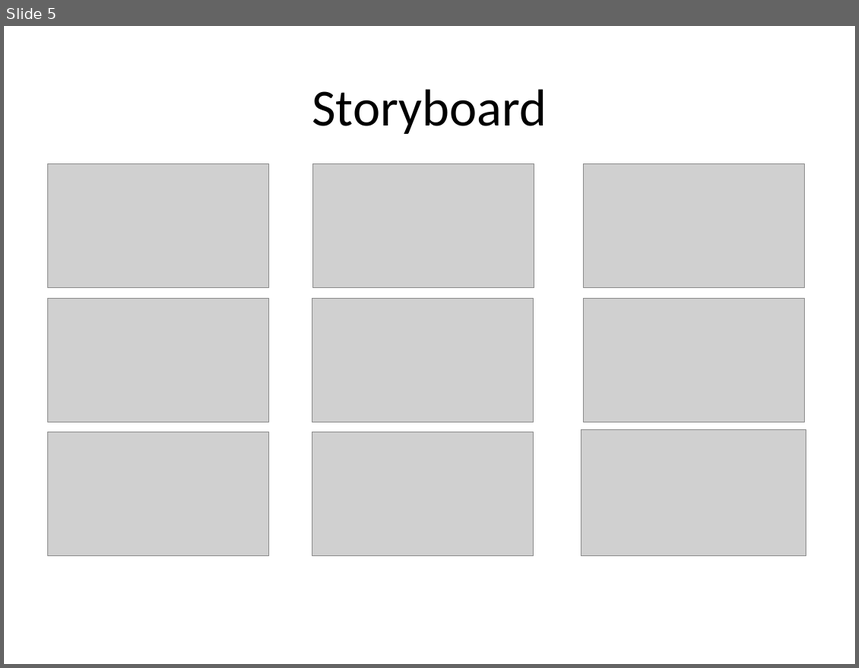
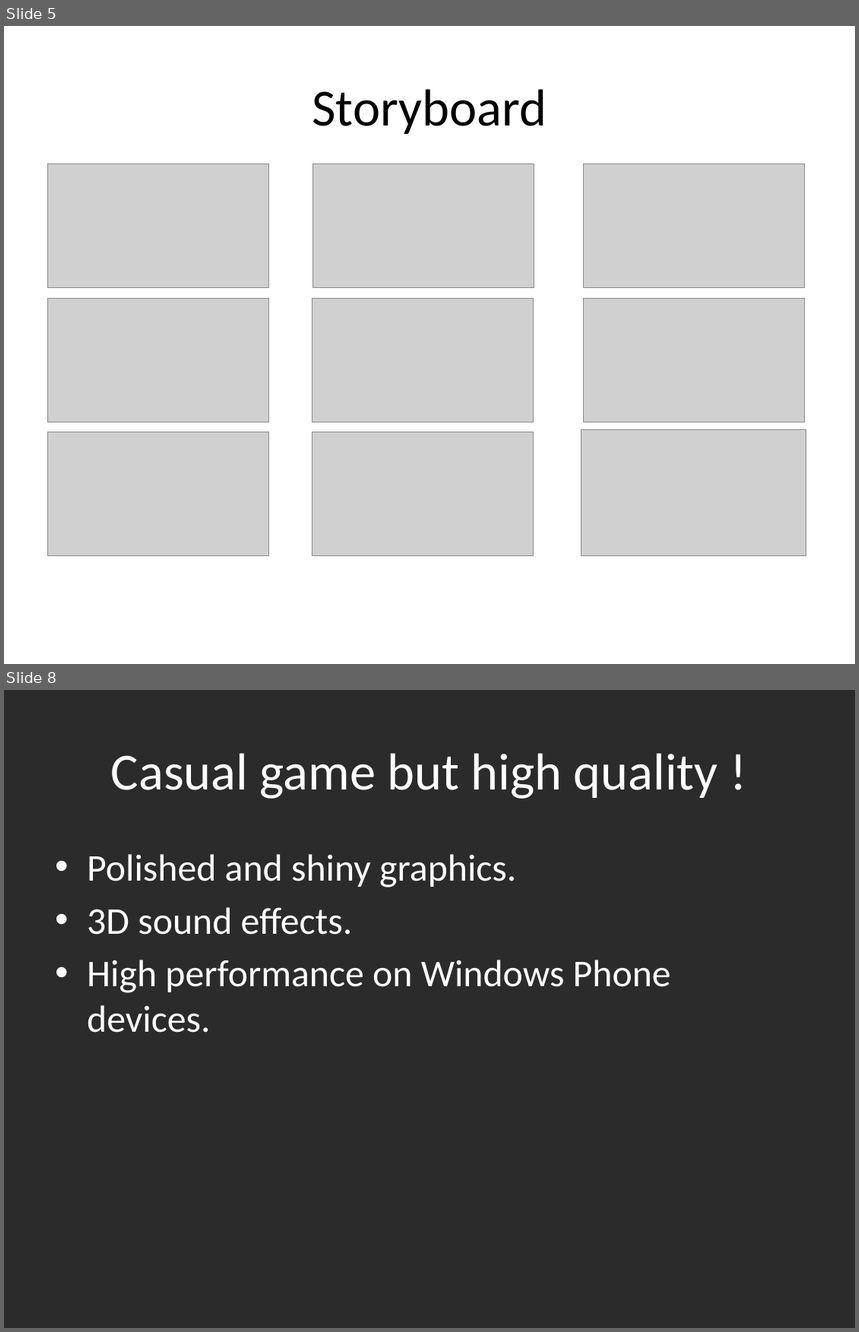
Before and after one commit to ntchung/cosmonova, a slide deck: Docs/GDD.pptx. Shown one above the other, each under a label of ours: slide 5 before the commit, slides 5 and 8 after it; the slides between them are not shown. The pictures are 859x668 and 859x1332 pixels, drawn with LibreOffice and Linux fonts; fonts in the diff are those of the drawing; grey boxes stand for pictures; background and template pictures are left out; a plain dark background stands for a picture behind light text. Boxes give left, top, right and bottom in pixels: in the first picture for what was removed or moved away, otherwise in the second. Text is boxed around its words. In the diff, an @@ line names an element or a change of style, - is before the commit and + after.

Commit message:
+ add sounds - tweak the scene + finalize GDD

```diff
--- a/Docs/GDD.pptx
+++ b/Docs/GDD.pptx
@@ slide 8 added at <box>4,690,855,1328</box>, background picture (left out) @@
@@ title added at <box>111,753,718,799</box>, 44 pt, text #FFFFFF @@
+Casual game but high quality !
@@ text added at <box>87,854,671,1033</box>, 32 pt, text #FFFFFF @@
+• Polished and shiny graphics.
+• 3D sound effects.
+• High performance on Windows Phone devices.
```
Also in this commit, not shown: 2 slides changed, 7 other slides added, 40 other files.
